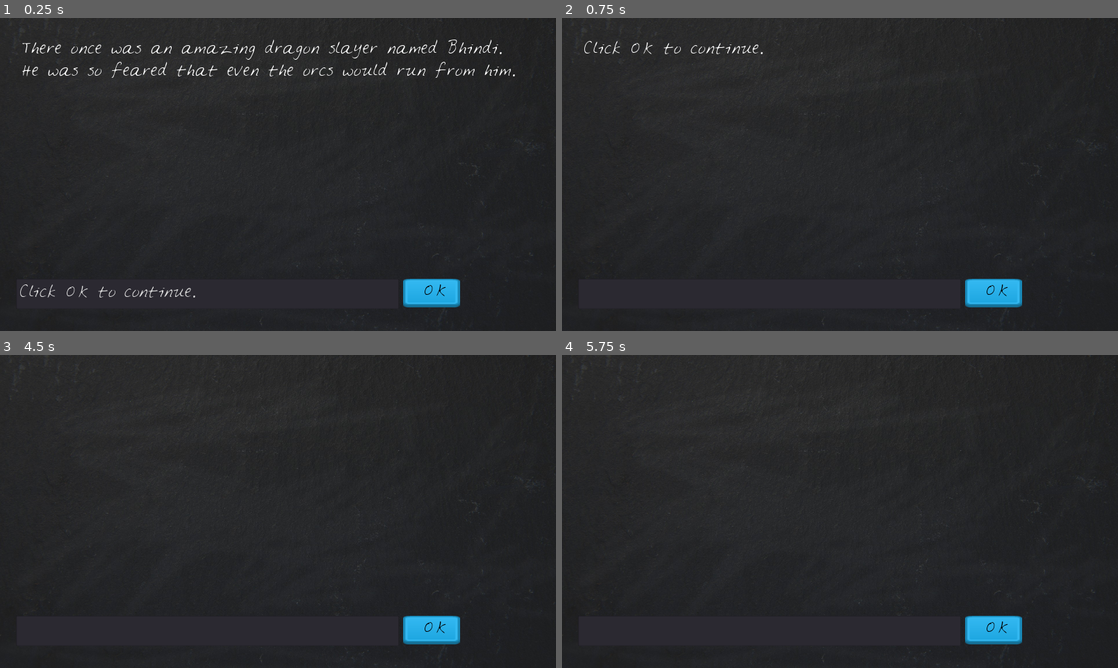
Above: before the commit, frames 1-4 (two rows, left to right).
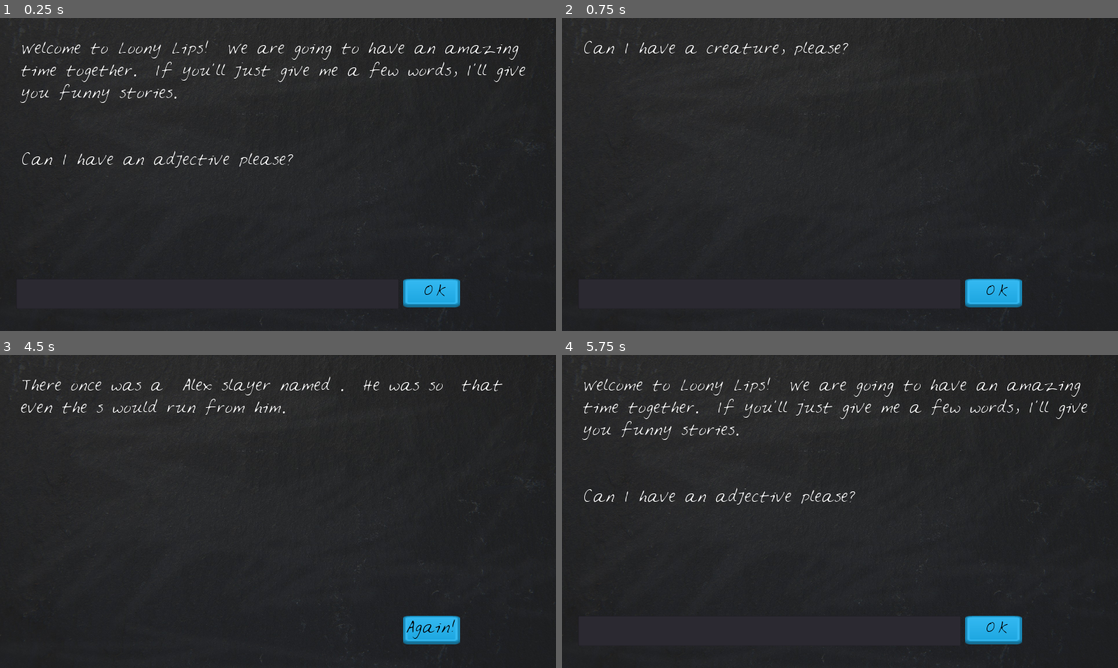
Above: after the commit, the same moments.

Repository: bhindi1224/LoonyLips
Game: Godot game, scene res://LoonyLips.tscn
Same seed, same stepped clock (60 frames per second), same inputs: the game is played once before the commit and once after it.
Inputs (mouse positions are in pixels of both pictures, inside the frame that each line leads up to):
- Up to frame 1 (0.25 s): no input
- Up to frame 2 (0.75 s): click "OK" at 0.5 s
- Up to frame 3 (4.5 s): click (205, 630) at 1.27 s; type "Alex" at 1.35 s; click "OK" at 2 s; click "OK" at 2.75 s; tap Enter at 3.5 s; tap Space at 4.25 s
- Up to frame 4 (5.75 s): click "OK" (after the commit: "Again!") at 5 s

The runs differ from the first frame. In frame 1, 3.2% of the frame differs, in the area x 3-95%, y 6-90%; in frame 2, 0.5%; in frame 3, 1.1%; in frame 4, 2.0%.

Commit message:
Section 2, Lecture 12
queue_free() and reload_current_scene()  Forgot to do lecture 11.

Diff:
--- a/LoonyLips.gd
+++ b/LoonyLips.gd
@@ -1,16 +1,41 @@
 extends Node2D
 
+var player_words = [] # the words the player chooses
+var prompt = ["an adjective", "a creature", "a name", "another adjective", "a type of monster"]
+var story = "There once was a %s %s slayer named %s.  He was so %s that even the %ss would run from him."
 
 func _ready():
-	var prompt = ["amazing", "dragon", "Bhindi", "feared", "orc"]
-	var story = "There once was an %s %s slayer named %s.  He was so %s that even the %ss would run from him."
-	$Blackboard/StoryText.text = (story % prompt)
-
+	$Blackboard/StoryText.text = "Welcome to Loony Lips!  We are going to have an amazing time together.  If you'll just give me a few words, I'll give you funny stories.  \n\n\nCan I have " + prompt[player_words.size()] + " please?"
+	$Blackboard/TextBox.text = ""
 
 func _on_TextureButton_pressed():
-	var new_text = $Blackboard/TextBox.get_text()
-	_on_TextBox_text_entered(new_text)
+	if is_story_done():
+		get_tree().reload_current_scene()
+	else:
+		var new_text = $Blackboard/TextBox.get_text()
+		_on_TextBox_text_entered(new_text)
 
 func _on_TextBox_text_entered(new_text):
-	$Blackboard/StoryText.text = new_text
+	player_words.append(new_text)
 	$Blackboard/TextBox.text = ""
+	check_player_word_length()
+
+func is_story_done():
+	return player_words.size() == prompt.size()
+
+func prompt_player():
+	$Blackboard/StoryText.text = ("Can I have " + prompt[player_words.size()] + ", please?")
+
+func check_player_word_length():
+	if is_story_done():
+		tell_story()
+	else:
+		prompt_player()
+
+func tell_story():
+	$Blackboard/StoryText.text = story % player_words
+	$Blackboard/TextureButton/RichTextLabel.text = "Again!"
+	end_game()
+
+func end_game():
+	$Blackboard/TextBox.queue_free()
